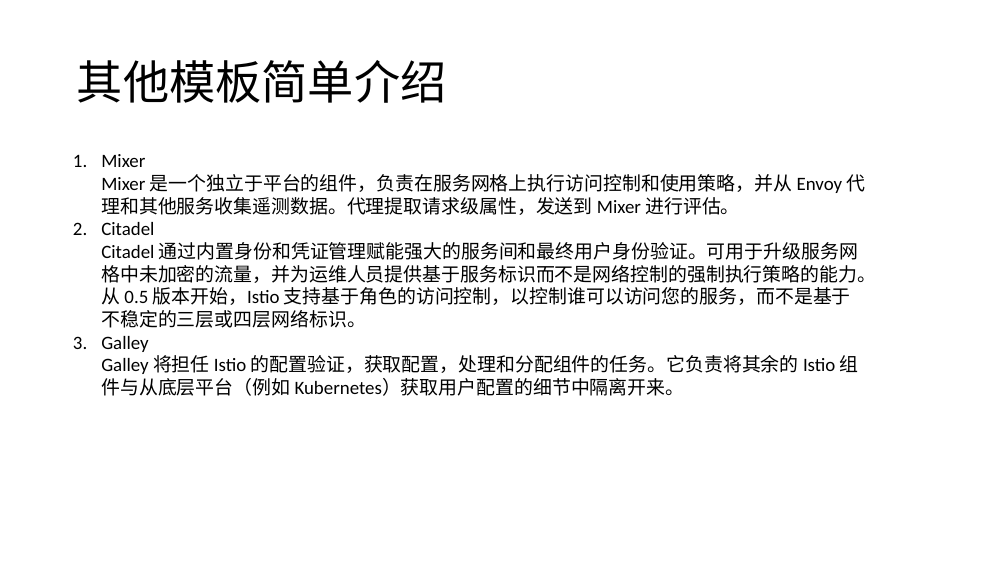
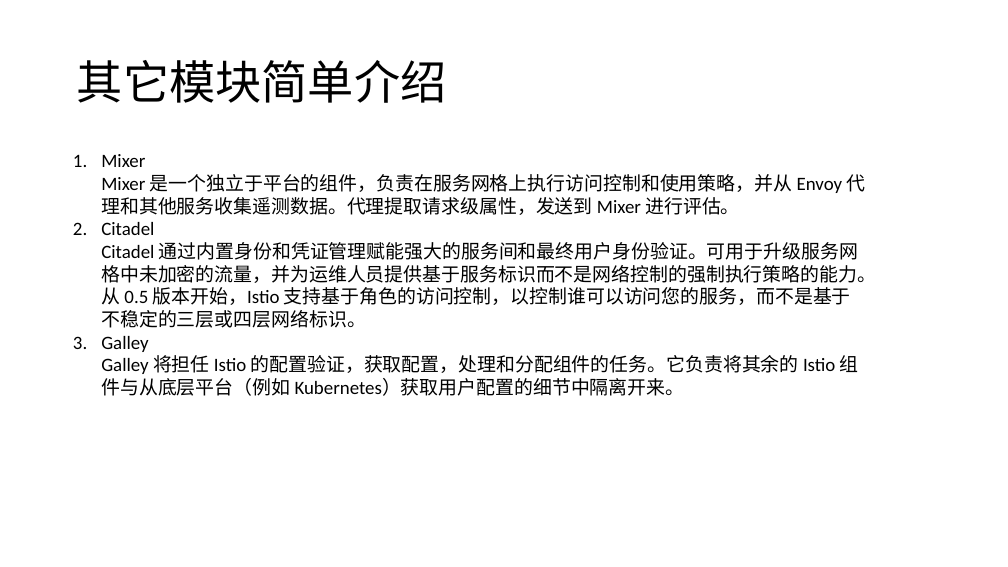
Before and after one commit to shanyao19940801/BookeNote, a slide deck: slide 26 of ServiceMesh/file/ServiceMesh.pptx. Drawn at 1008x567 pixels with LibreOffice and Linux fonts; fonts in the diff are those of the drawing. Boxes give left, top, right and bottom in pixels: in the first picture for what was removed or moved away, otherwise in the second. Text is boxed around its words. In the diff, an @@ line names an element or a change of style, - is before the commit and + after.

```diff
--- a/ServiceMesh/file/ServiceMesh.pptx
+++ b/ServiceMesh/file/ServiceMesh.pptx
@@ title at (77, 60, 447, 103): text changed @@
-其他模板简单介绍
+其它模块简单介绍
```
Also in this commit, not shown: 2 other slides changed, 6 slides added, 13 other files.
